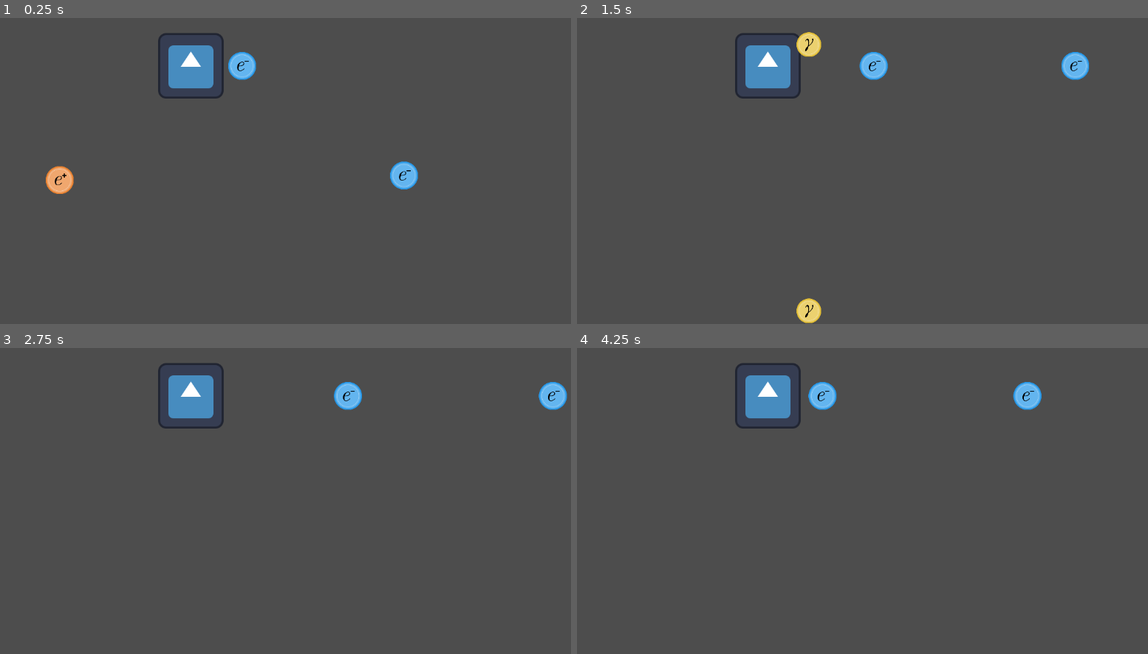
Above: before the commit, frames 1-4 (two rows, left to right).
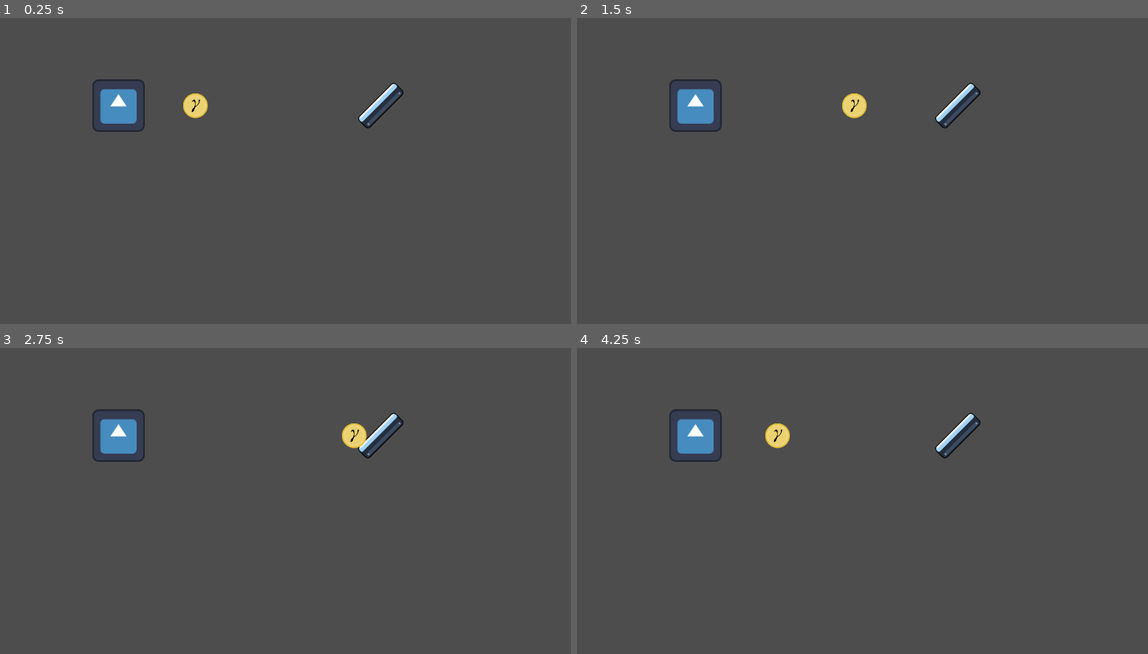
Above: after the commit, the same moments.

Repository: Breakerchap/vertex
Game: Godot game, scene res://MainScene/main.tscn
Two runs of this game, one before a commit and one after it. Both use one fixed random seed, a clock stepped at 60 frames per second and the inputs below. The engine's default icon, where the game draws it, is replaced by a stand-in: a white triangle on a blue panel in a dark square.
Inputs:
- Up to frame 1 (0.25 s): no input
- Up to frame 2 (1.5 s): no input
- Up to frame 3 (2.75 s): no input
- Up to frame 4 (4.25 s): no input

The runs differ from the first frame. In frame 1, 4.1% of the frame differs, in the area x 8-74%, y 4-58%; in frame 2, 4.3%, in the area x 16-90%, y 4-100%; in frame 3, 3.8%; in frame 4, 3.8%.

Commit message:
mirror and grid

Diff:
--- a/Buildings/Emitter/emitter.gd
+++ b/Buildings/Emitter/emitter.gd
@@ -1,5 +1,6 @@
+@tool
 class_name ParticleEmitter
-extends Node2D
+extends "res://Buildings/building.gd"
 
 const EmissionEntry = preload("res://Buildings/Emitter/particle_emission.gd")
 
@@ -19,6 +20,9 @@
 var _continuous: bool = false
 
 func _ready() -> void:
+  super._ready()
+  if Engine.is_editor_hint():
+    return
   add_to_group("particle_emitters")
   if start_on_ready:
     if sequence.is_empty():
--- a/Buildings/Emitter/emitter.tscn
+++ b/Buildings/Emitter/emitter.tscn
@@ -7,6 +7,7 @@
 size = Vector2(126, 126)
 
 [node name="Emitter" type="Node2D" unique_id=1992377071]
+scale = Vector2(0.8, 0.8)
 script = ExtResource("1_dw3pc")
 
 [node name="Sprite2D" type="Sprite2D" parent="." unique_id=148179225]
--- /dev/null
+++ b/Buildings/Mirror/mirror.gd
@@ -0,0 +1,99 @@
+@tool
+class_name ParticleMirror
+extends "res://Buildings/building.gd"
+
+## The reflective strip is on the top of the unrotated sprite.
+@export_enum("0 degrees", "45 degrees", "90 degrees", "135 degrees", "180 degrees", "225 degrees", "270 degrees", "315 degrees") var orientation: int = 0:
+  set(value):
+    orientation = posmod(value, 8)
+    rotation = orientation * PI / 4.0
+
+# The sprite is 256 pixels wide, drawn at 0.4 scale. The visible body is
+# approximately 83 pixels high and centered with the Sprite2D offset.
+const HALF_WIDTH: float = 51.2
+const HALF_HEIGHT: float = 16.6
+const EPSILON: float = 0.00001
+
+func _ready() -> void:
+  super._ready()
+  if not Engine.is_editor_hint():
+    add_to_group("particle_mirrors")
+
+## Sweeps a particle circle against the mirror's rectangular body.
+## Only the straight front face is reflective; the back and ends absorb.
+func sweep(from: Vector2, motion: Vector2, particle_radius: float) -> Dictionary:
+  var tangent := global_transform.x.normalized()
+  var normal := Vector2(-tangent.y, tangent.x)
+  var half_width := HALF_WIDTH * global_transform.x.length()
+  var half_height := HALF_HEIGHT * global_transform.y.length()
+  var radius := maxf(0.0, particle_radius)
+  var relative := from - global_position
+  var start := Vector2(relative.dot(tangent), relative.dot(normal))
+  var move := Vector2(motion.dot(tangent), motion.dot(normal))
+  var best_t := INF
+  var best_normal := Vector2.ZERO
+  var reflective := false
+
+  # Check the four straight faces expanded by the particle radius.
+  if absf(move.y) > EPSILON:
+    for side in [-1.0, 1.0]:
+      var t: float = (side * (half_height + radius) - start.y) / move.y
+      var x: float = start.x + move.x * t
+      var face_normal := Vector2(0.0, side)
+      if t >= 0.0 and t <= 1.0 and t < best_t and absf(x) <= half_width and move.dot(face_normal) < -EPSILON:
+        best_t = t
+        best_normal = face_normal
+        reflective = side < 0.0
+  if absf(move.x) > EPSILON:
+    for side in [-1.0, 1.0]:
+      var t: float = (side * (half_width + radius) - start.x) / move.x
+      var y: float = start.y + move.y * t
+      var face_normal := Vector2(side, 0.0)
+      if t >= 0.0 and t <= 1.0 and t < best_t and absf(y) <= half_height and move.dot(face_normal) < -EPSILON:
+        best_t = t
+        best_normal = face_normal
+        reflective = false
+
+  # Round the expanded corners by the particle radius to avoid missed impacts.
+  var a := move.length_squared()
+  if radius > 0.0 and a > EPSILON * EPSILON:
+    for sx in [-1.0, 1.0]:
+      for sy in [-1.0, 1.0]:
+        var corner := Vector2(sx * half_width, sy * half_height)
+        var offset := start - corner
+        var b := 2.0 * offset.dot(move)
+        var c := offset.length_squared() - radius * radius
+        var discriminant := b * b - 4.0 * a * c
+        if discriminant < 0.0:
+          continue
+        var t := (-b - sqrt(discriminant)) / (2.0 * a)
+        if t < 0.0 or t > 1.0 or t >= best_t:
+          continue
+        var hit_offset := offset + move * t
+        var corner_normal := hit_offset.normalized()
+        if hit_offset.x * sx >= 0.0 and hit_offset.y * sy >= 0.0 and move.dot(corner_normal) < -EPSILON:
+          best_t = t
+          best_normal = corner_normal
+          reflective = false
+
+  # Handle particles spawned overlapping the body or already touching a face.
+  var closest := Vector2(clampf(start.x, -half_width, half_width), clampf(start.y, -half_height, half_height))
+  var offset := start - closest
+  if offset.length_squared() <= radius * radius:
+    var contact_normal := offset.normalized()
+    if contact_normal.is_zero_approx():
+      var distances := [half_height + start.y, half_height - start.y, half_width + start.x, half_width - start.x]
+      var normals := [Vector2.UP, Vector2.DOWN, Vector2.LEFT, Vector2.RIGHT]
+      var nearest := 0
+      for i in range(1, distances.size()):
+        if distances[i] < distances[nearest]:
+          nearest = i
+      contact_normal = normals[nearest]
+    if move.dot(contact_normal) < -EPSILON:
+      best_t = 0.0
+      best_normal = contact_normal
+      reflective = contact_normal.is_equal_approx(Vector2.UP)
+
+  if best_t == INF:
+    return {}
+  return {"fraction": best_t, "normal": (tangent * best_normal.x + normal * best_normal.y).normalized(), "reflective": reflective}
--- /dev/null
+++ b/Buildings/Mirror/mirror.tscn
@@ -0,0 +1,12 @@
+[gd_scene format=3 uid="uid://jvmyp3jq0dy1"]
+
+[ext_resource type="Script" uid="uid://dx4yxltkns5dy" path="res://Buildings/Mirror/mirror.gd" id="1_mirror"]
+[ext_resource type="Texture2D" uid="uid://gott8cc41pdo" path="res://Buildings/Mirror/mirror.png" id="2_ion1i"]
+
+[node name="Mirror" type="Node2D" unique_id=2136123782]
+script = ExtResource("1_mirror")
+
+[node name="Sprite2D" type="Sprite2D" parent="." unique_id=1199262961]
+scale = Vector2(0.4, 0.4)
+texture = ExtResource("2_ion1i")
+offset = Vector2(0, -36.5)
--- /dev/null
+++ b/Buildings/building.gd
@@ -0,0 +1,25 @@
+@tool
+extends Node2D
+
+## A cell is the 128-pixel emitter sprite at its current 0.8 scale.
+const GRID_SIZE: float = 102.4
+var _snapping_to_grid := false
+
+func _ready() -> void:
+  set_notify_local_transform(true)
+  set_notify_transform(true)
+  _snap_to_grid()
+
+func _notification(what: int) -> void:
+  if (what == NOTIFICATION_LOCAL_TRANSFORM_CHANGED or what == NOTIFICATION_TRANSFORM_CHANGED) and is_inside_tree():
+    _snap_to_grid()
+
+## Positions use the same world-space grid even under different parent nodes.
+func _snap_to_grid() -> void:
+  if _snapping_to_grid:
+    return
+  _snapping_to_grid = true
+  var snapped := global_position.snapped(Vector2.ONE * GRID_SIZE)
+  if not global_position.is_equal_approx(snapped):
+    global_position = snapped
+  _snapping_to_grid = false
--- a/MainScene/main.tscn
+++ b/MainScene/main.tscn
@@ -1,22 +1,20 @@
 [gd_scene format=3 uid="uid://dpw70vlkqi2x1"]
 
-[ext_resource type="PackedScene" uid="uid://prxcbenmg28r" path="res://Particles/Electron/electron.tscn" id="2_8dj5j"]
 [ext_resource type="Script" uid="uid://oohk2fag5w2o" path="res://Particles/particle_simulation.gd" id="3_sim"]
 [ext_resource type="PackedScene" uid="uid://cq7p3hoi07i80" path="res://Buildings/Emitter/emitter.tscn" id="4_emitter"]
+[ext_resource type="PackedScene" uid="uid://jvmyp3jq0dy1" path="res://Buildings/Mirror/mirror.tscn" id="5_mirror"]
 
 [node name="main" type="Node2D" unique_id=852513529]
 script = ExtResource("3_sim")
 
 [node name="Camera2D" type="Camera2D" parent="." unique_id=637681497]
 
-[node name="Electron" parent="." unique_id=975686501 instance=ExtResource("2_8dj5j")]
-position = Vector2(350, 34)
-direction = Vector2(-1, 0)
+[node name="Emitter" parent="." unique_id=1992377071 instance=ExtResource("4_emitter")]
+position = Vector2(-307.2, -102.4)
+particleFlavour = 3
+start_on_ready = true
 
-[node name="Electron2" parent="." unique_id=1017393580 instance=ExtResource("2_8dj5j")]
-position = Vector2(-522, 43)
-isAnti = true
-
-[node name="Emitter" parent="." unique_id=1992377071 instance=ExtResource("4_emitter")]
-position = Vector2(-166, -180)
-start_on_ready = true
+[node name="Mirror" parent="." unique_id=2136123782 instance=ExtResource("5_mirror")]
+position = Vector2(204.8, -102.4)
+rotation = 5.497787
+orientation = 7
--- a/Particles/particle_simulation.gd
+++ b/Particles/particle_simulation.gd
@@ -16,17 +16,18 @@
     if is_ancestor_of(emitter) and not emitter.is_queued_for_deletion():
       emitter.step_emission(delta)
   var particles := _particles()
+  var mirrors := _mirrors()
   for particle in particles:
-    particle.advance(delta)
+    _advance_particle(particle, delta, mirrors)
 
   var consumed: Dictionary = {}
   for i in range(particles.size()):
     var a: Particle = particles[i]
-    if not is_instance_valid(a) or consumed.has(a):
+    if not is_instance_valid(a) or a.is_queued_for_deletion() or consumed.has(a):
       continue
     for j in range(i + 1, particles.size()):
       var b: Particle = particles[j]
-      if not is_instance_valid(b) or consumed.has(b):
+      if not is_instance_valid(b) or b.is_queued_for_deletion() or consumed.has(b):
         continue
       var radius_a : float = a.collision_radius * absf(a.global_scale.x)
       var radius_b : float = b.collision_radius * absf(b.global_scale.x)
@@ -38,6 +39,39 @@
         consumed[b] = true
         break
 
+## Sweep against mirror surfaces so fast particles cannot pass through between steps.
+func _advance_particle(particle: Particle, delta: float, mirrors: Array[Node]) -> void:
+  var remaining := delta
+  # Bound work for a particle trapped between surfaces in a single step.
+  for _bounce in range(8):
+    if remaining <= 0.0:
+      return
+    var motion := particle.direction.normalized() * particle.speed * remaining
+    if motion.is_zero_approx():
+      return
+    var hit: Dictionary = {}
+    for mirror in mirrors:
+      var candidate: Dictionary = mirror.sweep(particle.global_position, motion, particle.collision_radius * absf(particle.global_scale.x))
+      if not candidate.is_empty() and (hit.is_empty() or candidate.fraction < hit.fraction):
+        hit = candidate
+    if hit.is_empty():
+      particle.global_position += motion
+      return
+    particle.global_position += motion * float(hit.fraction)
+    if particle.flavour != Particle.Flavour.PHOTON or not hit.reflective:
+      particle.queue_free()
+      return
+    var normal: Vector2 = hit.normal
+    particle.direction = particle.direction.bounce(normal).normalized()
+    particle.global_position += normal * 0.001
+    remaining *= 1.0 - float(hit.fraction)
+
+func _mirrors() -> Array[Node]:
+  var result: Array[Node] = []
+  for mirror in get_tree().get_nodes_in_group("particle_mirrors"):
+    if is_ancestor_of(mirror) and not mirror.is_queued_for_deletion():
+      result.append(mirror)
+  return result
 func _particles() -> Array[Particle]:
   var result: Array[Particle] = []
   for child in get_children():
Not shown, added: Buildings/Mirror/mirror.gd.uid
Binary file added: Buildings/Mirror/mirror.png
Not shown, added: Buildings/Mirror/mirror.png.import
Not shown, added: Buildings/building.gd.uid
